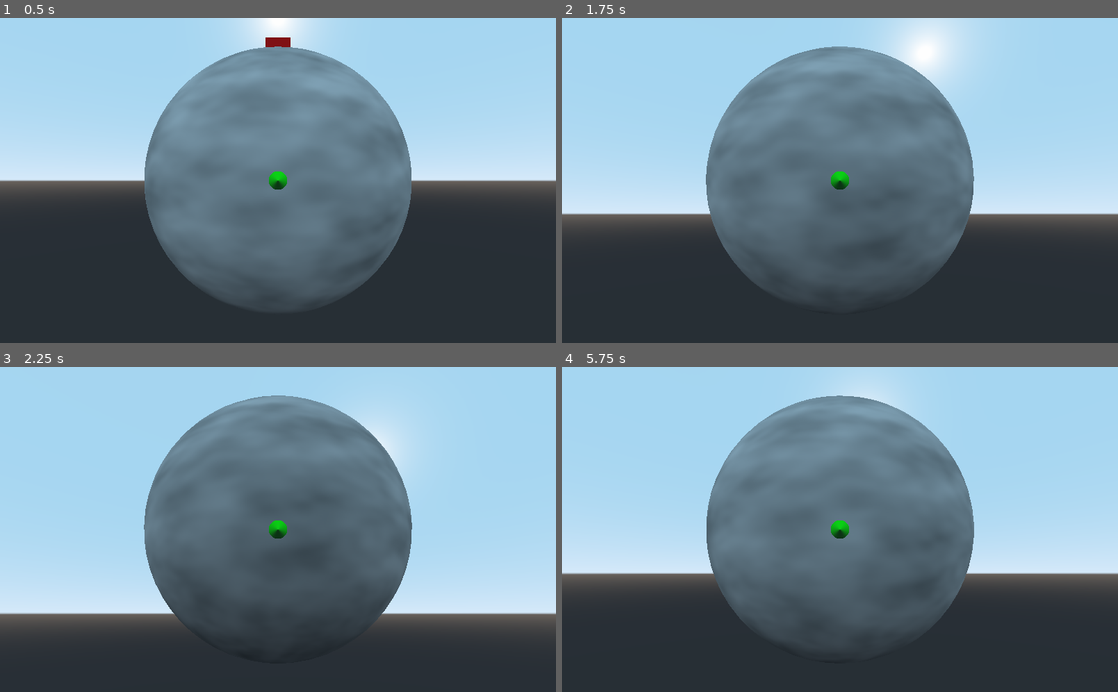
Above: before the commit, frames 1-4 (two rows, left to right).
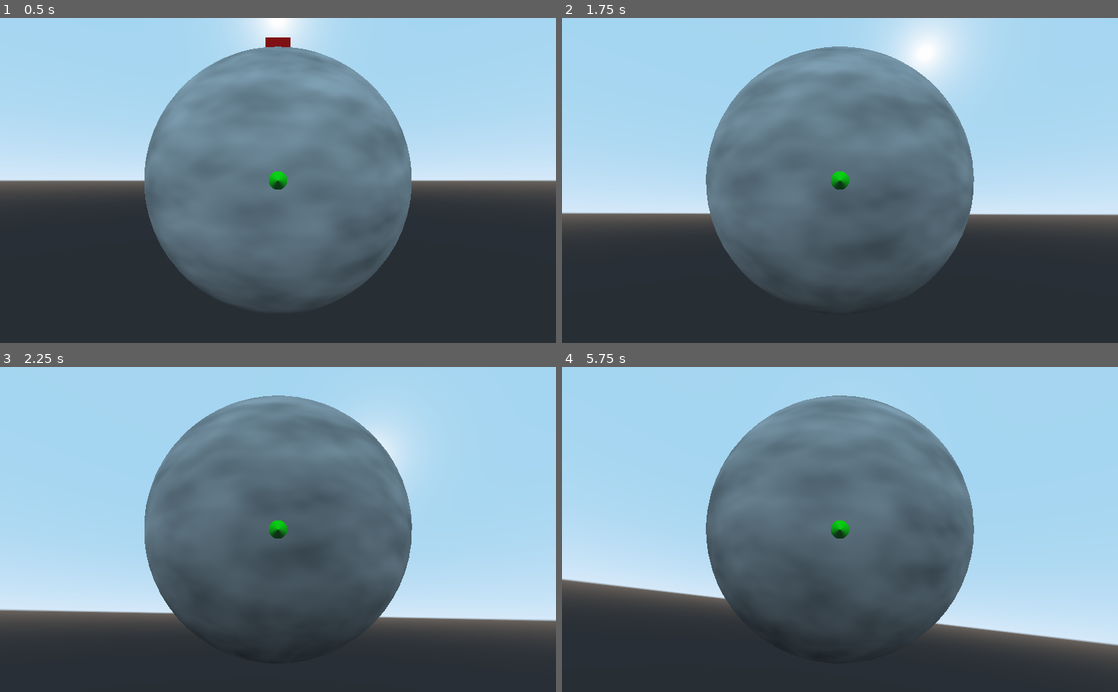
Above: after the commit, the same moments.

Repository: harrisonepperson/Godot-Planet-Walking-Example
Game: Godot game, scene res://Space.tscn
Same seed, same stepped clock (60 frames per second), same inputs: the game is played once before the commit and once after it.
Inputs:
- Up to frame 1 (0.5 s): no input
- Up to frame 2 (1.75 s): tap Enter at 0.5 s; hold D (walk_east) 0.53-1.28 s; hold S (walk_south) from 1.28 s (still down)
- Up to frame 3 (2.25 s): release S (walk_south) at 2.03 s; hold D (walk_east) from 2.03 s (still down)
- Up to frame 4 (5.75 s): release D (walk_east) at 2.78 s; hold W (walk_north) 2.78-3.53 s; hold A (walk_west) 3.53-5.03 s; hold S (walk_south) from 5.03 s (still down)

Frame 1 is identical in both runs. In frame 2, 0.3% of the frame differs, in the area x 0-100%, y 9-75%; in frame 3, 1.0%; in frame 4, 14%, in the area x 0-100%, y 5-92%.

Commit message:
Found kinematic body solution

Diff:
--- a/Character.gd
+++ b/Character.gd
@@ -4,29 +4,33 @@
 export(float) var acceleration = 5
 
 var direction = Vector3()
-var velocity = Vector3(0,0,0)
-var gravity = 20
+var velocity = Vector3()
+var gravity = -20
+
+onready var up = global_transform.origin.normalized()
+onready var forward = global_transform.basis.y
+onready var right = forward.cross(up).normalized()
 
 func _process(delta):
 	direction = Vector3()
-	var here = self.global_transform.origin
-	var down = -here.normalized()
+	up = global_transform.origin.normalized()
+	right = forward.cross(up).normalized()
+	forward = up.cross(right).normalized()
 
 	if Input.is_action_pressed("walk_north"):
-		direction.y += 1
+		direction += forward
 	elif Input.is_action_pressed("walk_south"):
-		direction.y -= 1
+		direction -= forward
 	if Input.is_action_pressed("walk_east"):
-		direction.x += 1
+		direction += right
 	elif Input.is_action_pressed("walk_west"):
-		direction.x -= 1
+		direction -= right
 
-	direction += down * gravity
+	direction = direction.normalized()
+	direction += up * gravity
 	direction = direction.normalized()
 
-	var t_velocity = velocity
+	velocity = velocity.linear_interpolate(direction * speed, acceleration * delta)
+	velocity = move_and_slide(velocity, up)
 
-	velocity = t_velocity.linear_interpolate(direction * speed, acceleration * delta)
-	velocity = move_and_slide(velocity, -down)
-
-	look_at(Vector3(), Vector3(0,1,0))
+	transform = transform.looking_at(Vector3(), forward)
Not shown: 3 places in Space.tscn that only renumber resources
Not shown, changed: README.md
